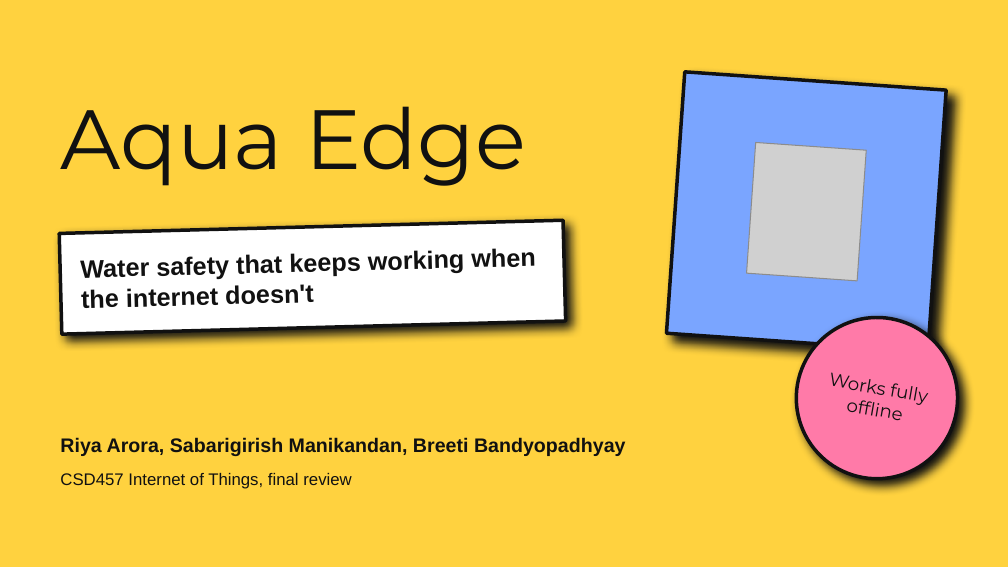
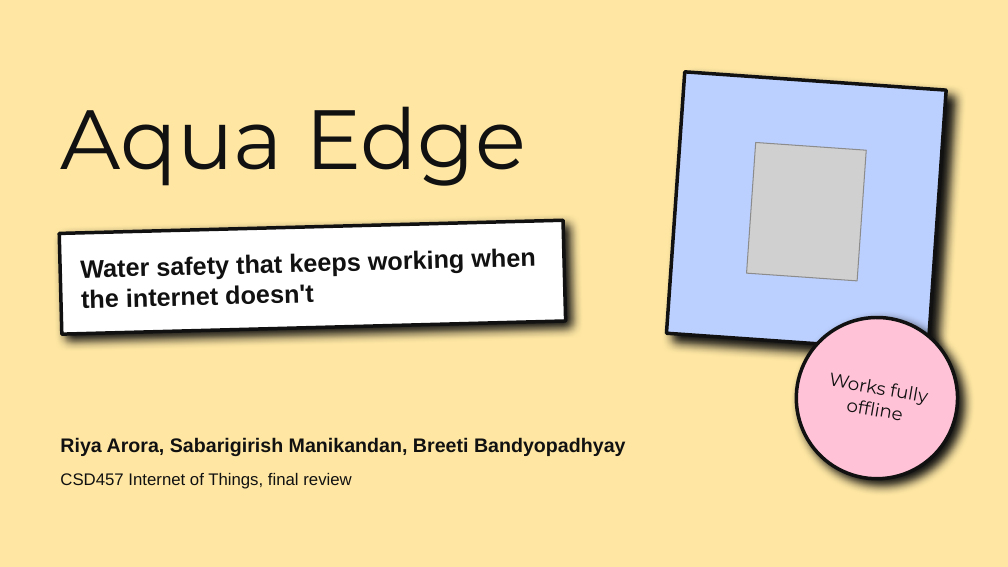
Before and after one commit to riyaa42/aqua_edge, a slide deck: slide 1 of presentation/final/aqua_edge_final_neobrutalism.pptx. Drawn at 1008x567 pixels with LibreOffice and Linux fonts; fonts in the diff are those of the drawing; grey boxes stand for pictures. Boxes give left, top, right and bottom in pixels: in the first picture for what was removed or moved away, otherwise in the second. Text is boxed around its words. In the diff, an @@ line names an element or a change of style, - is before the commit and + after.

Commit message:
Neobrutalism deck: softer pastel colours

```diff
--- a/presentation/final/aqua_edge_final_neobrutalism.pptx
+++ b/presentation/final/aqua_edge_final_neobrutalism.pptx
@@ background #FFD23F to #FFE7A3 @@
@@ rectangle at (x1=667, y1=72, x2=946, y2=352): fill #7AA5FF to #BCD0FF @@
@@ ellipse at (x1=784, y1=305, x2=970, y2=492): fill #FF7AA8 to #FFC2D6 @@
```
Also in this commit, not shown: 11 other slides changed, 1 other file.
